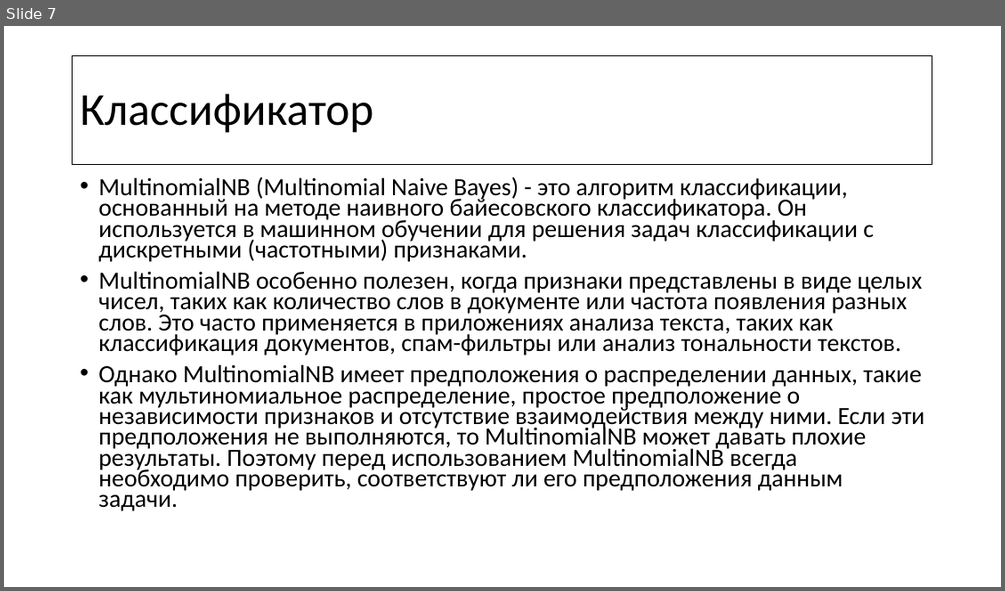
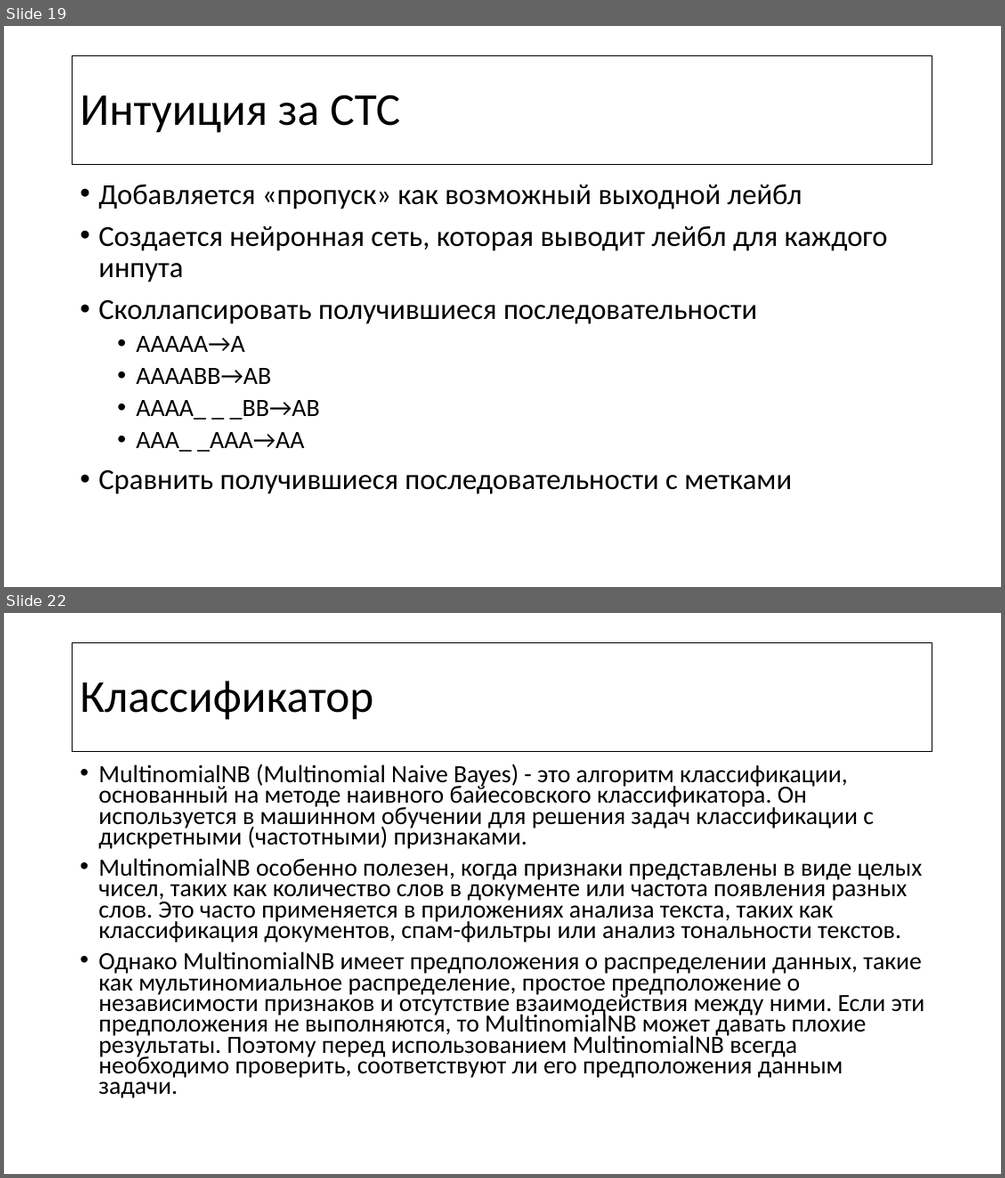
Before and after one commit to riapush/Image-to-text-and-recognition-project, a slide deck: Machine learning course.pptx. Shown one above the other, each under a label of ours: slide 7 before the commit, slides 19 and 22 after it; the slides between them are not shown. The pictures are 1005x591 and 1005x1178 pixels, drawn with LibreOffice and Linux fonts; fonts in the diff are those of the drawing. Boxes give left, top, right and bottom in pixels: in the first picture for what was removed or moved away, otherwise in the second. Text is boxed around its words. In the diff, an @@ line names an element or a change of style, - is before the commit and + after.

```diff
--- a/Machine learning course.pptx
+++ b/Machine learning course.pptx
@@ slide 19 added at <box>4,26,1001,587</box>, background #FFFFFF @@
@@ title added at <box>73,56,933,164</box>, outline #000000 0.75 pt, 44 pt, text #000000 @@
+Интуиция за CTC
@@ text added at <box>98,184,888,494</box>, 28 pt, text #000000 @@
+• Добавляется «пропуск» как возможный выходной лейбл
+• Создается нейронная сеть, которая выводит лейбл для каждого инпута
+• Сколлапсировать получившиеся последовательности
+  • AAAAA→A
+  • AAAABB→AB
+  • AAAA_ _ _BB→AB
+  • AAA_ _AAA→AA
+• Сравнить получившиеся последовательности с метками
@@ what was slide 7 is now slide 22 @@
```
Also in this commit, not shown: 1 slide changed, 15 other slides added, 1 other file.
